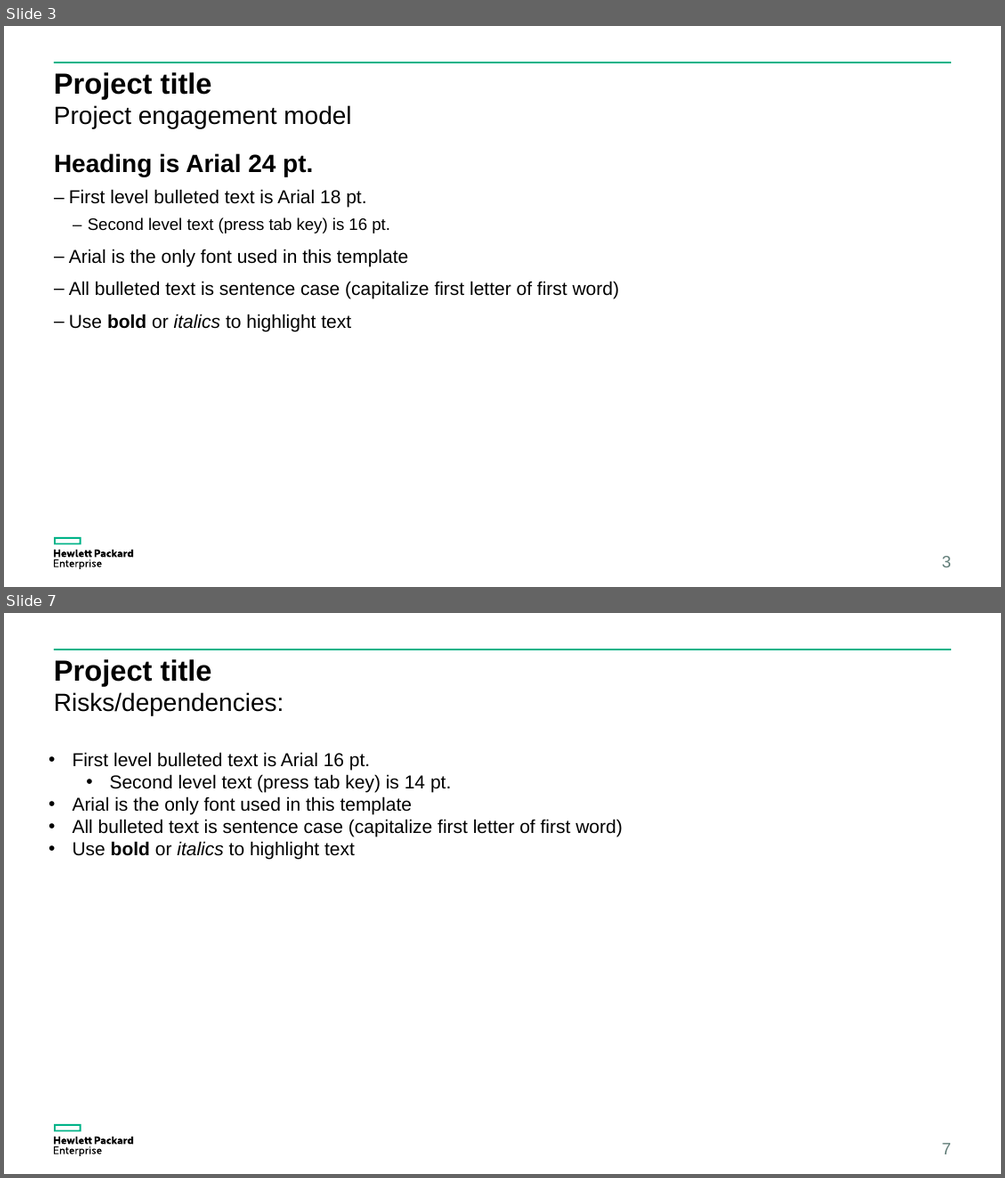
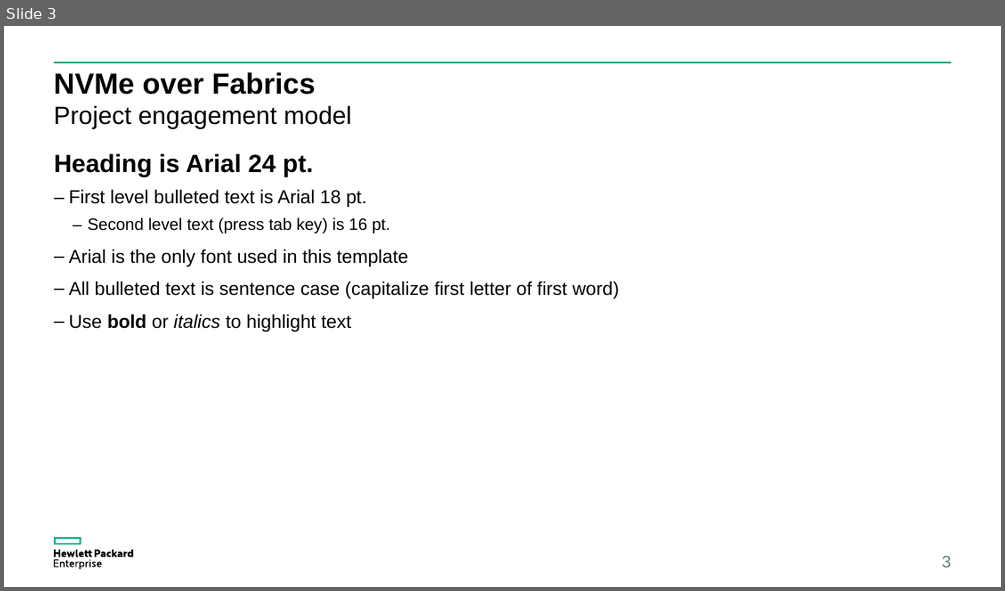
Before and after one commit to coy-humphrey/nvme-hpe, a slide deck: deliverables/HPE Presentation.pptx. Shown one above the other, each under a label of ours: slides 3 and 7 before the commit, slide 3 after it; the slides between them are not shown. The pictures are 1005x1178 and 1005x591 pixels, drawn with LibreOffice and Linux fonts; fonts in the diff are those of the drawing. Boxes give left, top, right and bottom in pixels: in the first picture for what was removed or moved away, otherwise in the second. Text is boxed around its words. In the diff, an @@ line names an element or a change of style, - is before the commit and + after.

```diff
--- a/deliverables/HPE Presentation.pptx
+++ b/deliverables/HPE Presentation.pptx
@@ slide 7 removed at [4, 613, 1001, 1174], background #FFFFFF; not listed: 3 template elements that a slide beside it also shows @@
@@ title removed at [54, 659, 212, 686] @@
-Project title
@@ text removed at [54, 692, 283, 715] @@
-Risks/dependencies:
@@ text removed at [73, 752, 622, 860] @@
-• First level bulleted text is Arial 16 pt.
-  • Second level text (press tab key) is 14 pt.
-• Arial is the only font used in this template
-• All bulleted text is sentence case (capitalize first letter of first word)
-• Use bold or italics to highlight text
@@ page number removed at [942, 1143, 951, 1154] @@
-7
@@ slide 3 changed as well @@
@@ title at [54, 72, 316, 95]: text changed @@
-Project title
+NVMe over Fabrics
```
Also in this commit, not shown: 4 other slides changed, 5 slides added, 12 other slides removed.
